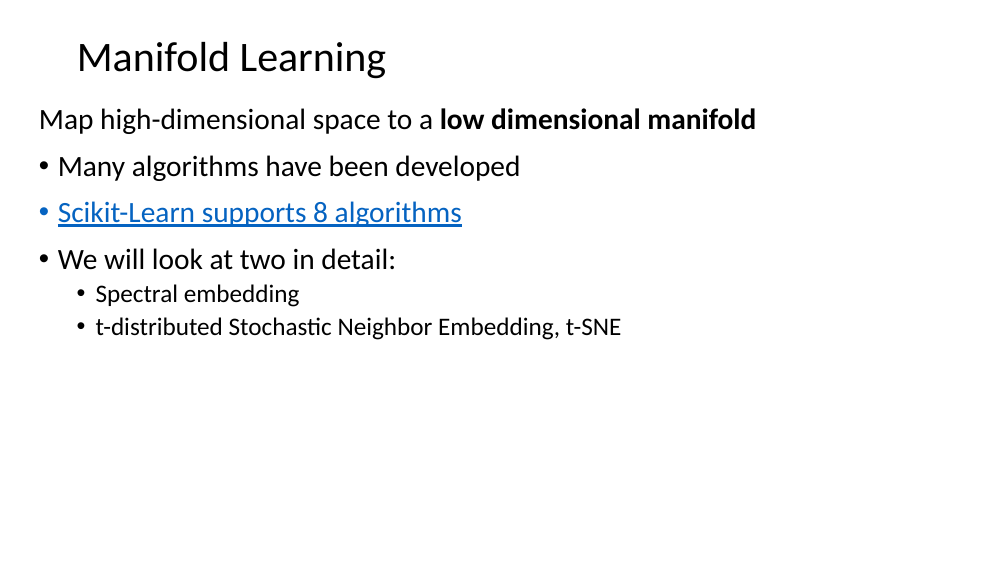
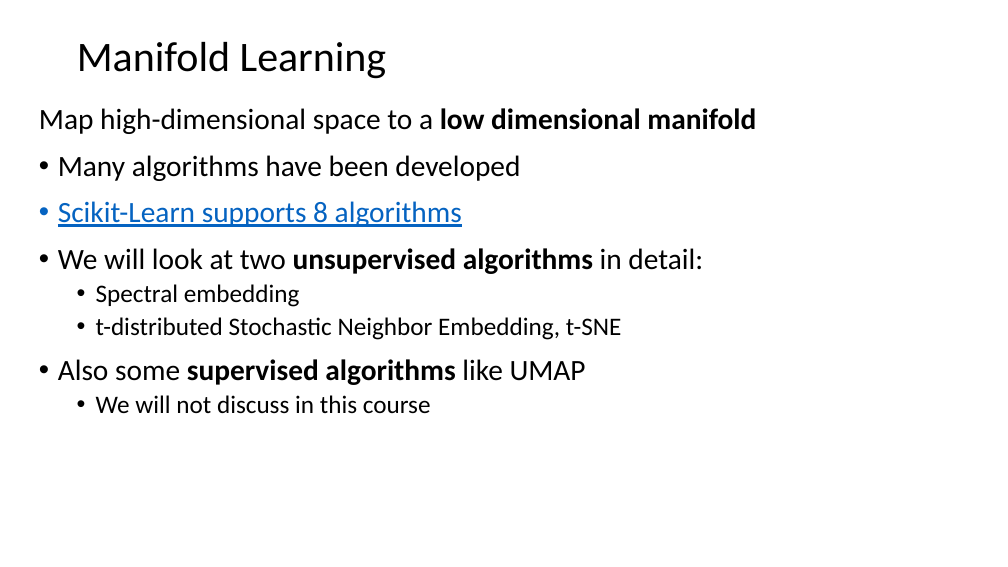
Before and after one commit to StephenElston/CSCI-E-108, a slide deck: slide 30 of slides/10_DimensionalityReduction_Part2.pptx (slide 21 before the commit). Drawn at 1008x567 pixels with LibreOffice and Linux fonts; fonts in the diff are those of the drawing. Boxes give left, top, right and bottom in pixels: in the first picture for what was removed or moved away, otherwise in the second. Text is boxed around its words. In the diff, an @@ line names an element or a change of style, - is before the commit and + after.

```diff
--- a/slides/10_DimensionalityReduction_Part2.pptx
+++ b/slides/10_DimensionalityReduction_Part2.pptx
@@ text at [58,248,703,274]: text changed @@
-• We will look at two in detail:
+• We will look at two unsupervised algorithms in detail:
@@ text at [58,359,586,414]: paragraphs added @@
+• Also some supervised algorithms like UMAP
+  • We will not discuss in this course
```
Also in this commit, not shown: 10 other slides changed, 12 slides added.
